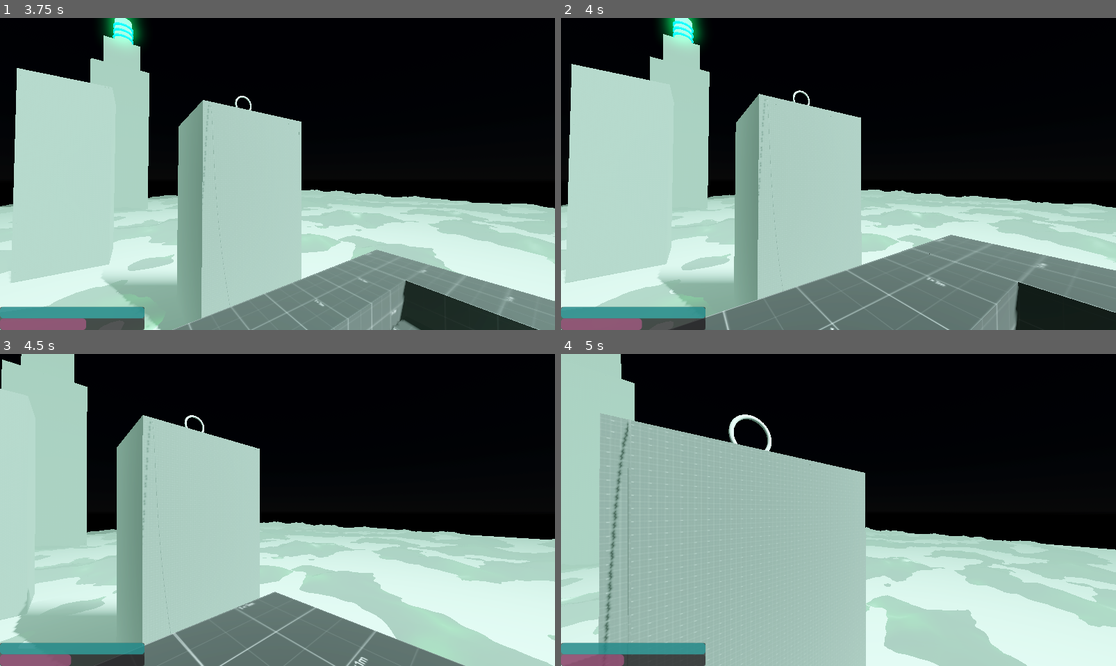
Above: before the commit, frames 1-4 (two rows, left to right).
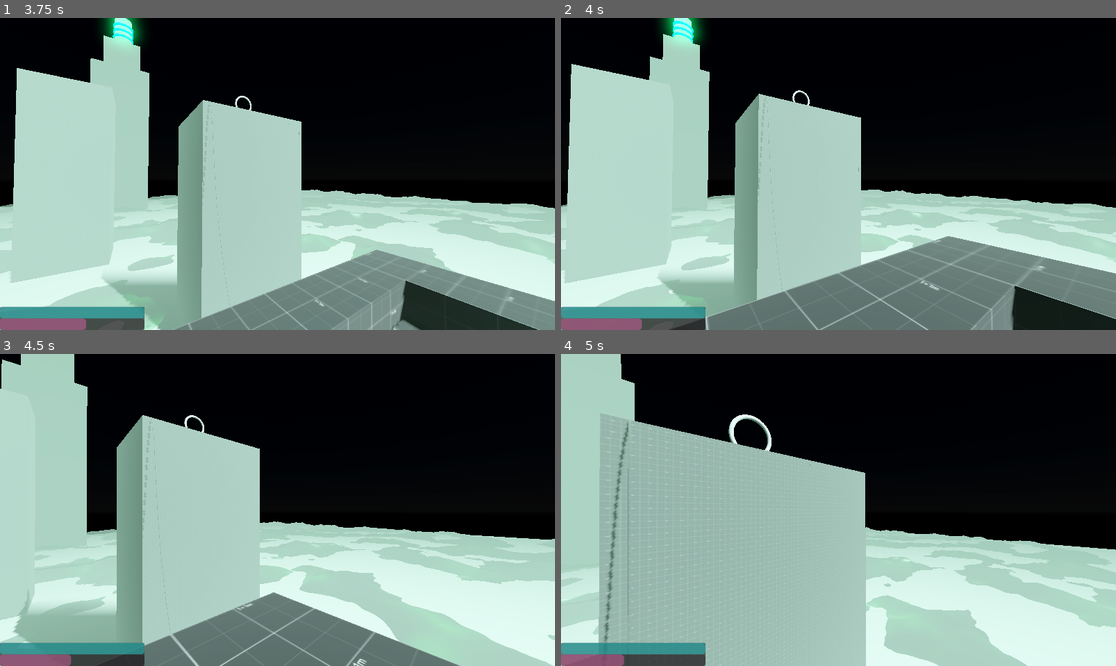
Above: after the commit, the same moments.

Repository: RuffledPlume/GWF-78
Game: Godot game, scene res://Levels/Sandbox.tscn
The game is run twice, just before and just after one commit, with the same random seed, the same clock (stepped at 60 frames per second) and the same inputs.
Inputs (mouse positions are in pixels of both pictures, inside the frame that each line leads up to):
- Up to frame 1 (3.75 s): move the mouse to (271, 180) at 0.52 s; hold W (Forward) 0.53-2.78 s; click (271, 180) at 0.6 s; tap Space (Jump) at 0.77, 1.52, 3.02 s; move the mouse to (316, 177) at 1.27 s; tap Shift at 1.35 s; move the mouse to (233, 170) at 2.02 s; hold F 2.03-2.78 s; move the mouse to (283, 174) at 2.77 s; hold A (Left) 2.78-3.53 s; click (283, 174) at 2.85 s; move the mouse to (255, 167) at 3.52 s; hold W (Forward) from 3.53 s (still down); hold Shift from 3.53 s (still down)
- Up to frame 2 (4 s): keep holding W (Forward); keep holding Shift; tap Space (Jump) at 3.77 s
- Up to frame 3 (4.5 s): keep holding W (Forward); move the mouse to (305, 510) at 4.27 s; release Shift at 4.28 s; tap F at 4.35 s
- Up to frame 4 (5 s): keep holding W (Forward); tap Space (Jump) at 4.52 s

Frame 1 is identical in both runs. In frame 2, 1.6% of the frame differs, in the area x 0-100%, y 0-100%; in frame 3, 0.6%; in frame 4, nothing differs.

Commit message:
Added in safe zones Oxygen supply automatically replenishes Breathing no longer has a penalty

Diff:
--- a/Levels/Sandbox.tscn
+++ b/Levels/Sandbox.tscn
@@ -9,6 +9,7 @@
 [ext_resource type="PackedScene" uid="uid://c0k1dgeaxg3v7" path="res://Prefabs/teleporter.tscn" id="5_lvwsf"]
 [ext_resource type="PackedScene" uid="uid://cy6eqkcaqivhv" path="res://Prefabs/WirePath.tscn" id="7_0jmtq"]
 [ext_resource type="PackedScene" uid="uid://brl17jlt1wlcf" path="res://Prefabs/door.tscn" id="9_yrmud"]
+[ext_resource type="Script" path="res://Scripts/safe_zone.gd" id="10_t3pil"]
 
 [sub_resource type="ProceduralSkyMaterial" id="ProceduralSkyMaterial_dl0db"]
 sky_horizon_color = Color(0.64625, 0.65575, 0.67075, 1)
@@ -77,13 +78,16 @@
 albedo_texture = ExtResource("1_chle4")
 uv1_triplanar = true
 
-[sub_resource type="Curve3D" id="Curve3D_muruf"]
+[sub_resource type="Curve3D" id="Curve3D_l23c3"]
 resource_local_to_scene = true
 _data = {
 "points": PackedVector3Array(0, 0.9, -1.9, 0, -0.9, 1.9, 0.00066185, 0.0150528, -0.00864792, 0, 6, -1, 0, -6, 1, 0.000610352, -11.5198, 3.25143, 0, 13, -10, 0, -13, 10, 0.000610352, -46.932, 16.5907, 0, 0, 0, 0, 0, 0, 0.000610352, -69.5294, 51.1294),
 "tilts": PackedFloat32Array(0, 0, 0, 0)
 }
 point_count = 4
+
+[sub_resource type="BoxShape3D" id="BoxShape3D_iha80"]
+size = Vector3(12.4154, 3.72427, 8.07196)
 
 [node name="Sandbox" type="Node3D"]
 
@@ -556,6 +560,14 @@
 
 [node name="Door2" parent="." instance=ExtResource("9_yrmud")]
 transform = Transform3D(-4.37114e-08, 0, -1, 0, 1, 0, 1, 0, -4.37114e-08, 12.3784, 46.7477, -6.25092)
+
+[node name="SafeZone" type="Area3D" parent="."]
+transform = Transform3D(1, 0, 0, 0, 1, 0, 0, 0, 1, 7.91292, 48.1265, -10.2354)
+script = ExtResource("10_t3pil")
+
+[node name="CollisionShape3D" type="CollisionShape3D" parent="SafeZone"]
+transform = Transform3D(1, 0, 0, 0, 1, 0, 0, 0, 1, -0.516663, 0.391098, -0.264801)
+shape = SubResource("BoxShape3D_iha80")
 
 [editable path="Player"]
 [editable path="Teleporter"]
--- a/Scripts/Player.gd
+++ b/Scripts/Player.gd
@@ -22,6 +22,7 @@
 var oxygen_reserve : float = 1.0
 var breath : float = 1.0
 var last_input : Vector2
+var is_within_safe_zone : bool
 
 func _ready() -> void:
 	instance = self
@@ -29,6 +30,13 @@
 	mask_root.visible = false
 
 func _process(delta: float) -> void:
+	if is_within_safe_zone:
+		if breath < 1.0:
+			breath += breath_replenishment_rate * delta
+		if oxygen_reserve < 1.0:
+			oxygen_reserve += breath_replenishment_rate * delta
+		return
+
 	var depltion_rate := breath_depletion_rate
 	if last_input.length() > 0.1:
 		if Input.is_key_pressed(KEY_SHIFT):
--- /dev/null
+++ b/Scripts/safe_zone.gd
@@ -0,0 +1,13 @@
+extends Area3D
+
+func _ready() -> void:
+	body_entered.connect(_on_body_entered)
+	body_exited.connect(_on_body_exited)
+
+func _on_body_entered(body : Node3D) -> void:
+	if Player.instance == body:
+		Player.instance.is_within_safe_zone = true
+
+func _on_body_exited(body : Node3D) -> void:
+	if Player.instance == body:
+		Player.instance.is_within_safe_zone = false
Not shown: 2 places in Levels/Sandbox.tscn that only renumber resources
